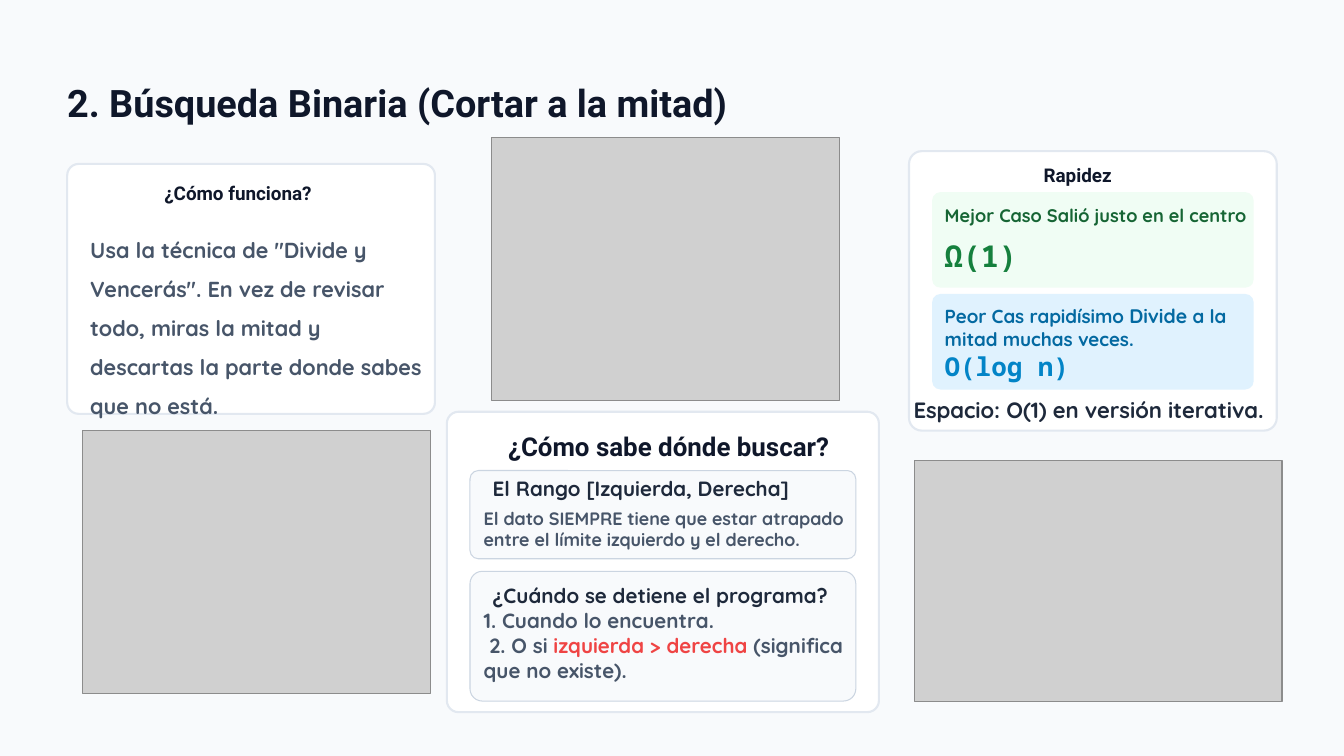
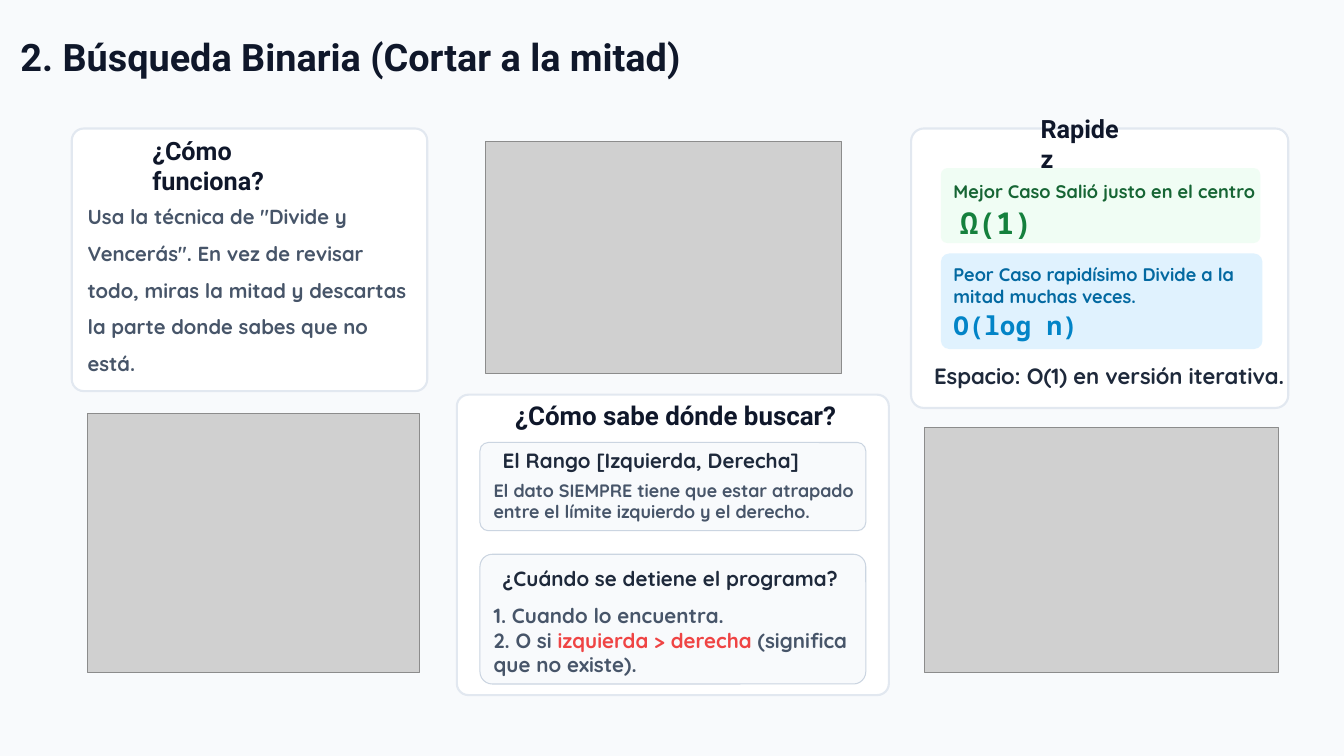
Before and after one commit to luisandresllerenax13/PROYECTO1, a slide deck: slide 4 of ALGORITMOS DE ORDENAMIENTO_EQUIP0_3.pptx (slide 3 before the commit). Drawn at 1344x756 pixels with LibreOffice and Linux fonts; fonts in the diff are those of the drawing; grey boxes stand for pictures. Boxes give left, top, right and bottom in pixels: in the first picture for what was removed or moved away, otherwise in the second. Text is boxed around its words. In the diff, an @@ line names an element or a change of style, - is before the commit and + after.

```diff
--- a/ALGORITMOS DE ORDENAMIENTO_EQUIP0_3.pptx
+++ b/ALGORITMOS DE ORDENAMIENTO_EQUIP0_3.pptx
@@ text "2. Búsqueda Binaria (Cortar a ...": place and size @@
-text "2. Búsqueda Binaria (Cortar a ..." at box(67, 87, 727, 126)
+text "2. Búsqueda Binaria (Cortar a ..." at box(20, 41, 680, 80)
@@ rounded rectangle: place and size @@
-rounded rectangle at box(68, 164, 436, 414)
+rounded rectangle at box(72, 129, 427, 392)
@@ text "¿Cómo funciona?": place and size @@
-text "¿Cómo funciona?" at box(164, 185, 311, 204)
+text "¿Cómo funciona?" at box(152, 141, 263, 191)
@@ text "¿Cómo funciona?" at box(152, 141, 263, 191): size 13.5 to 18 pt @@
@@ picture: place and size @@
-picture at box(492, 138, 841, 400)
+picture at box(486, 141, 842, 373)
@@ rounded rectangle: place and size @@
-rounded rectangle at box(909, 151, 1277, 431)
+rounded rectangle at box(911, 129, 1289, 408)
@@ text "Rapidez" at box(1041, 128, 1129, 158): size 13.5 to 18 pt @@
@@ text "Rapidez": place and size @@
-text "Rapidez" at box(1044, 167, 1112, 186)
+text "Rapidez" at box(1041, 128, 1129, 158)
@@ rounded rectangle: place and size @@
-rounded rectangle at box(933, 193, 1254, 288)
+rounded rectangle at box(941, 168, 1260, 243)
@@ text "Usa la técnica de "Divide ...": place and size @@
-text "Usa la técnica de "Divide ..." at box(90, 241, 422, 419)
+text "Usa la técnica de "Divide ..." at box(88, 208, 406, 338)
@@ text "Usa la técnica de "Divide ..." at box(88, 208, 406, 338): size 15.5 to 14.5 pt @@
@@ text "Mejor Caso Salió justo en ...": place and size @@
-text "Mejor Caso Salió justo en ..." at box(945, 208, 1246, 226)
+text "Mejor Caso Salió justo en ..." at box(953, 184, 1255, 202)
@@ text "Ω(1)": place and size @@
-text "Ω(1)" at box(945, 245, 1017, 272)
+text "Ω(1)" at box(960, 212, 1032, 239)
@@ rounded rectangle: place and size @@
-rounded rectangle at box(933, 294, 1254, 390)
+rounded rectangle at box(941, 254, 1262, 350)
@@ text at box(953, 267, 1234, 303): text changed; size 13.5 to 13 pt @@
-Peor Cas rapidísimo Divide a la mitad muchas veces.
+Peor Caso rapidísimo Divide a la mitad muchas veces.
@@ text "O(log n)": place and size @@
-text "O(log n)" at box(945, 356, 1069, 382)
+text "O(log n)" at box(953, 315, 1078, 342)
@@ text "Espacio: O(1) en versión iterativa.": place and size @@
-text "Espacio: O(1) en versión iterativa." at box(914, 401, 1264, 423)
+text "Espacio: O(1) en versión iterativa." at box(934, 367, 1285, 389)
@@ picture: place and size @@
-picture at box(82, 431, 431, 693)
+picture at box(88, 414, 419, 674)
@@ text "¿Cómo sabe dónde buscar?": place and size @@
-text "¿Cómo sabe dónde buscar?" at box(508, 436, 829, 461)
+text "¿Cómo sabe dónde buscar?" at box(515, 405, 836, 430)
@@ 2 texts, 1 rounded rectangle: place and size @@
-2 texts, 1 rounded rectangle at box(470, 471, 856, 560)
+2 texts, 1 rounded rectangle at box(480, 443, 866, 531)
@@ picture: place and size @@
-picture at box(914, 460, 1282, 701)
+picture at box(926, 427, 1279, 674)
@@ 2 rounded rectangles, 1 text: place and size @@
-2 rounded rectangles, 1 text at box(447, 411, 879, 712)
+2 rounded rectangles, 1 text at box(457, 395, 889, 696)
@@ text "1. Cuando lo encuentra. 2. ..." rewrapped from box(484, 613, 842, 682) to box(494, 608, 847, 676) @@
```
Also in this commit, not shown: 3 other slides changed, 8 slides added.
